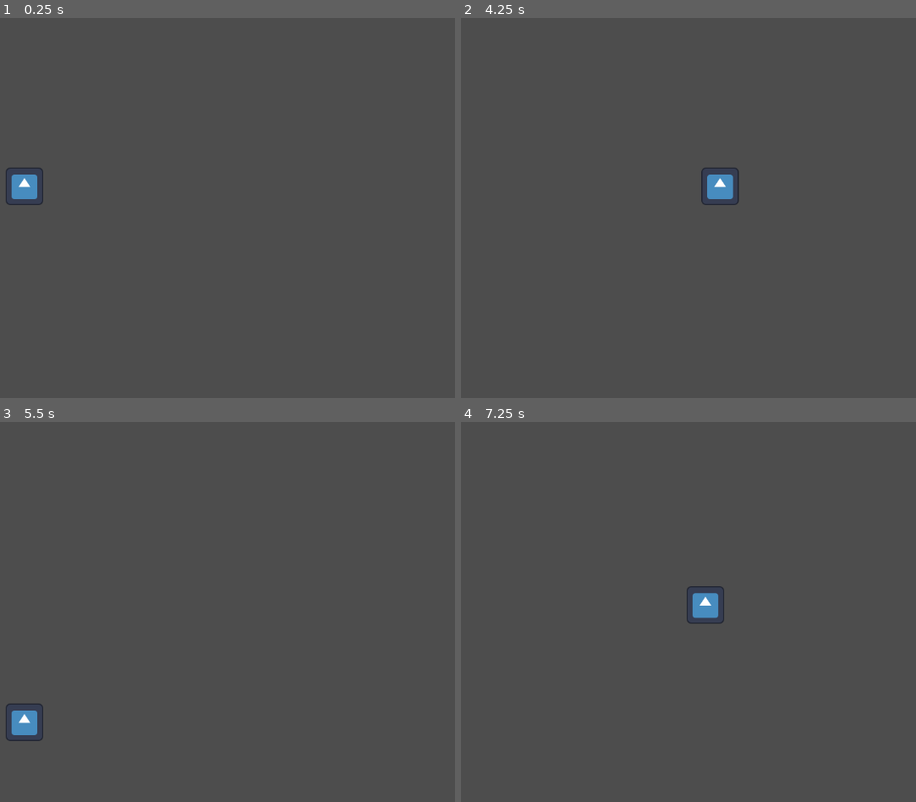
Above: before the commit, frames 1-4 (two rows, left to right).
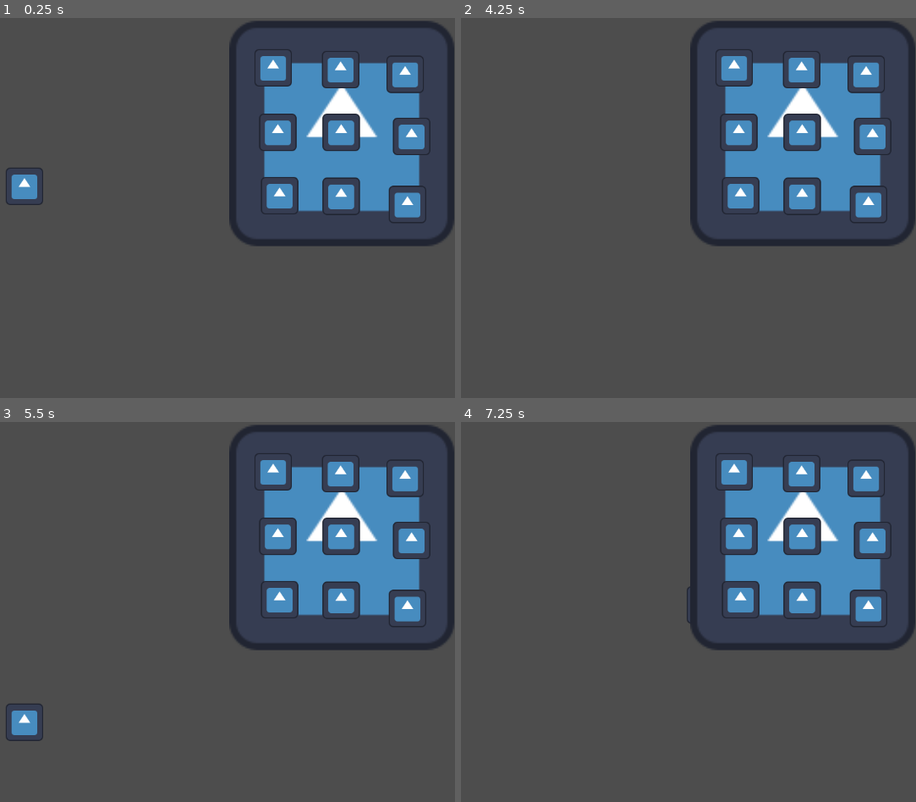
Above: after the commit, the same moments.

Repository: Irozuku/A-Painters-Nightmare-bitCrawlerStudios
Game: Godot game, scene res://scenes/main.tscn
The game is run twice, just before and just after one commit, with the same random seed, the same clock (stepped at 60 frames per second) and the same inputs. The engine's default icon, where the game draws it, is replaced by a stand-in: a white triangle on a blue panel in a dark square.
Inputs:
- Up to frame 1 (0.25 s): no input
- Up to frame 2 (4.25 s): tap Enter at 0.5 s; hold D (right) 0.53-1.28 s; hold S (down) 1.28-2.03 s; hold D (right) 2.03-2.78 s; hold W (up) 2.78-3.53 s; hold A (left) from 3.53 s (still down)
- Up to frame 3 (5.5 s): release A (left) at 5.03 s; hold S (down) from 5.03 s (still down)
- Up to frame 4 (7.25 s): release S (down) at 5.78 s; hold D (right) 5.78-6.53 s; hold W (up) from 6.53 s (still down)

The runs differ from the first frame. In frame 1, 16% of the frame differs, in the area x 50-100%, y 0-61%; in frame 2, 17%; in frame 3, 16%; in frame 4, 17%.

Commit message:
Added grid scene

Diff:
--- /dev/null
+++ b/scenes/grid.tscn
@@ -0,0 +1,72 @@
+[gd_scene load_steps=2 format=3 uid="uid://ipscaqabriwe"]
+
+[ext_resource type="Texture2D" uid="uid://drp4ge6v2l5uv" path="res://icon.svg" id="1_tntsb"]
+
+[node name="Area2D" type="Area2D"]
+
+[node name="Sprite2D" type="Sprite2D" parent="."]
+scale = Vector2(3, 3)
+texture = ExtResource("1_tntsb")
+
+[node name="Area2D" type="Area2D" parent="."]
+position = Vector2(-117, -112)
+
+[node name="Sprite2D" type="Sprite2D" parent="Area2D"]
+scale = Vector2(0.5, 0.5)
+texture = ExtResource("1_tntsb")
+
+[node name="Area2D2" type="Area2D" parent="."]
+position = Vector2(-2, -109)
+
+[node name="Sprite2D" type="Sprite2D" parent="Area2D2"]
+scale = Vector2(0.5, 0.5)
+texture = ExtResource("1_tntsb")
+
+[node name="Area2D3" type="Area2D" parent="."]
+position = Vector2(108, -101)
+
+[node name="Sprite2D" type="Sprite2D" parent="Area2D3"]
+scale = Vector2(0.5, 0.5)
+texture = ExtResource("1_tntsb")
+
+[node name="Area2D4" type="Area2D" parent="."]
+position = Vector2(-109, -2)
+
+[node name="Sprite2D" type="Sprite2D" parent="Area2D4"]
+scale = Vector2(0.5, 0.5)
+texture = ExtResource("1_tntsb")
+
+[node name="Area2D5" type="Area2D" parent="."]
+position = Vector2(-1, -2)
+
+[node name="Sprite2D" type="Sprite2D" parent="Area2D5"]
+scale = Vector2(0.5, 0.5)
+texture = ExtResource("1_tntsb")
+
+[node name="Area2D6" type="Area2D" parent="."]
+position = Vector2(119, 5)
+
+[node name="Sprite2D" type="Sprite2D" parent="Area2D6"]
+scale = Vector2(0.5, 0.5)
+texture = ExtResource("1_tntsb")
+
+[node name="Area2D7" type="Area2D" parent="."]
+position = Vector2(-106, 106)
+
+[node name="Sprite2D" type="Sprite2D" parent="Area2D7"]
+scale = Vector2(0.5, 0.5)
+texture = ExtResource("1_tntsb")
+
+[node name="Area2D8" type="Area2D" parent="."]
+position = Vector2(-1, 107)
+
+[node name="Sprite2D" type="Sprite2D" parent="Area2D8"]
+scale = Vector2(0.5, 0.5)
+texture = ExtResource("1_tntsb")
+
+[node name="Area2D9" type="Area2D" parent="."]
+position = Vector2(112, 121)
+
+[node name="Sprite2D" type="Sprite2D" parent="Area2D9"]
+scale = Vector2(0.5, 0.5)
+texture = ExtResource("1_tntsb")
--- a/scenes/main.tscn
+++ b/scenes/main.tscn
@@ -1,9 +1,13 @@
-[gd_scene load_steps=2 format=3 uid="uid://cd1nndfdodm00"]
+[gd_scene load_steps=3 format=3 uid="uid://cd1nndfdodm00"]
 
 [ext_resource type="PackedScene" uid="uid://cdpy0wgc2r7dc" path="res://scenes/player.tscn" id="1_ei826"]
+[ext_resource type="PackedScene" uid="uid://ipscaqabriwe" path="res://scenes/grid.tscn" id="2_phdx0"]
 
 [node name="Main" type="Node2D"]
 position = Vector2(2, 5)
 
 [node name="Player" parent="." instance=ExtResource("1_ei826")]
 position = Vector2(416, 282)
+
+[node name="Area2D" parent="." instance=ExtResource("2_phdx0")]
+position = Vector2(957, 192)
